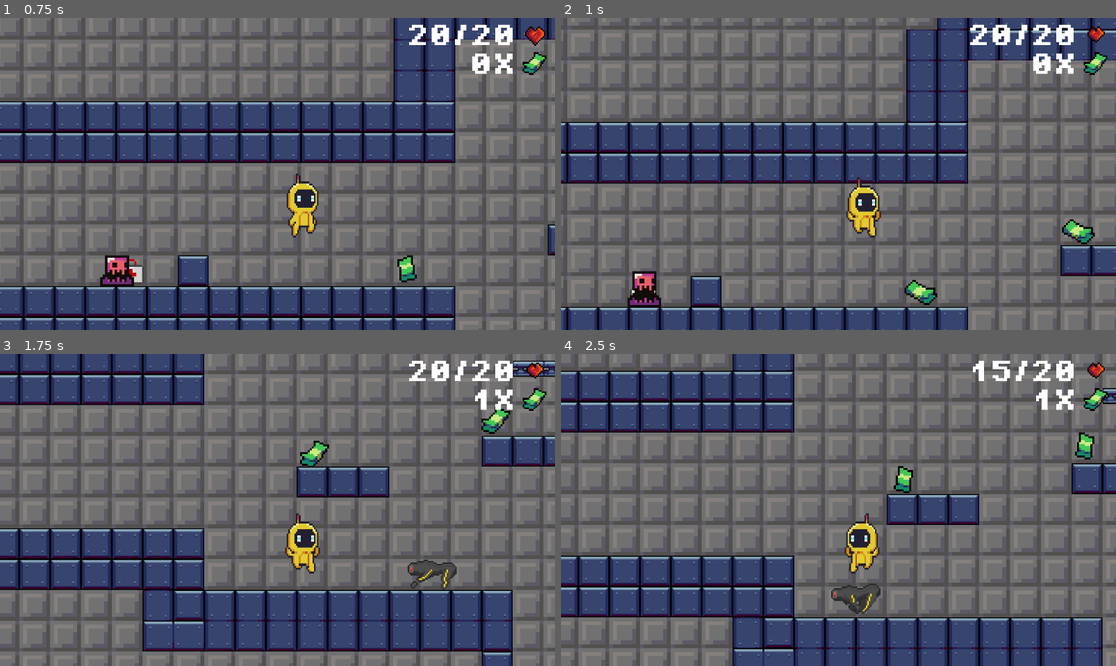
Above: before the commit, frames 1-4 (two rows, left to right).
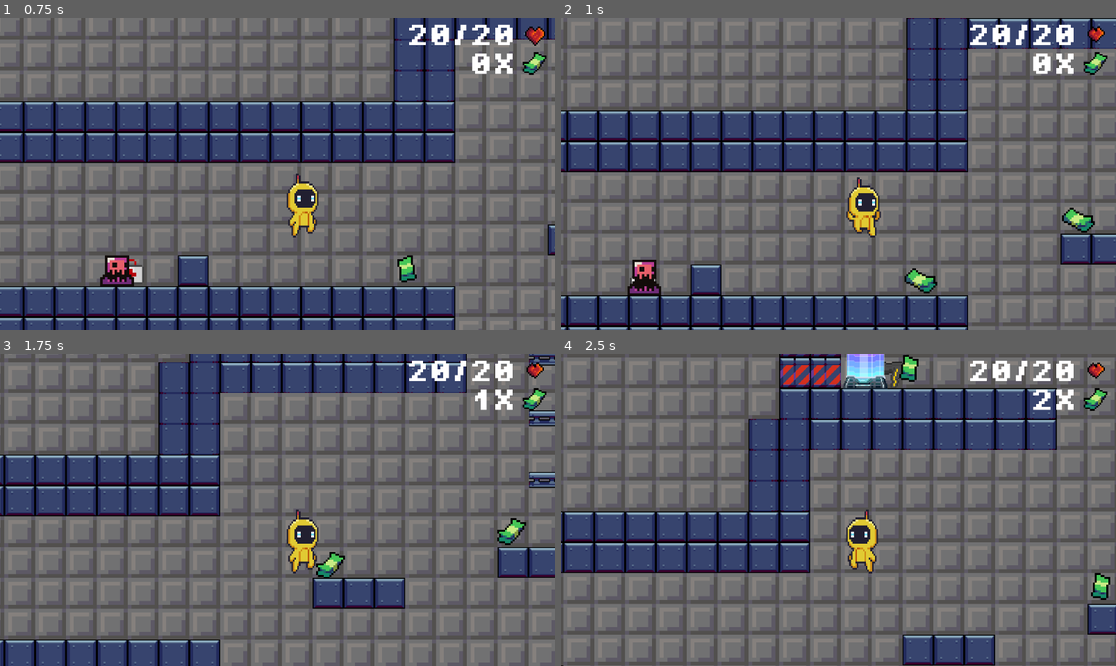
Above: after the commit, the same moments.

Repository: jmisidro/DDJD-PP
Game: Godot game, scene res://scenes/main.tscn
Two runs of this game, one before a commit and one after it. Both use one fixed random seed, a clock stepped at 60 frames per second and the inputs below.
Inputs:
- Up to frame 1 (0.75 s): hold Right (right) from 0.53 s (still down); tap Space (jump) at 0.6 s
- Up to frame 2 (1 s): keep holding Right (right); tap Space (jump) at 0.77 s
- Up to frame 3 (1.75 s): keep holding Right (right); tap Space (jump) at 1.07, 1.52, 1.55 s; tap Shift (dash) at 1.35 s
- Up to frame 4 (2.5 s): tap Space (jump) at 1.82, 2.3 s; release Right (right) at 2.03 s; hold Left (left) from 2.03 s (still down); tap E (interact) at 2.1 s

Frame 1 is identical in both runs. In frame 2, 33% of the frame differs, in the area x 0-100%, y 0-100%; in frame 3, 69%; in frame 4, 69%.

Commit message:
implemented double jump ability

Diff:
--- a/artifact-odyssey/scenes/main_character.gd
+++ b/artifact-odyssey/scenes/main_character.gd
@@ -1,5 +1,4 @@
 extends CharacterBody2D
-
 
 @export var MAX_HEALTH : int = 10
 @export var SPEED: float = 400.0
@@ -9,12 +8,15 @@
 @onready var animated_sprite_2d: AnimatedSprite2D = $AnimatedSprite2D
 
 const JUMP_VELOCITY = -900.0
+const MAX_JUMPS = 2
 var health: float
 var is_dashing: bool = false
 var can_dash: bool = true
 var dash_timer: Timer
 var cooldown_timer: Timer
 var dash_direction: int = 0
+var can_double_jump: bool = true
+var jump_count: int = 0
 
 func _ready() -> void:
 	health = MAX_HEALTH
@@ -74,10 +76,14 @@
 	else:
 		animated_sprite_2d.animation = "idle"
 
+	# Handle jump.
+	if Input.is_action_just_pressed("jump") and (is_on_floor() or (can_double_jump and jump_count < MAX_JUMPS)):
+		velocity.y = JUMP_VELOCITY
+		jump_count += 1
 
-	# Handle jump.
-	if Input.is_action_just_pressed("jump") and is_on_floor():
-		velocity.y = JUMP_VELOCITY
+	# Reset jump count when landing
+	if is_on_floor():
+		jump_count = 1
 
 	# Get the input direction and handle the movement/deceleration.
 	# As good practice, you should replace UI actions with custom gameplay actions.
